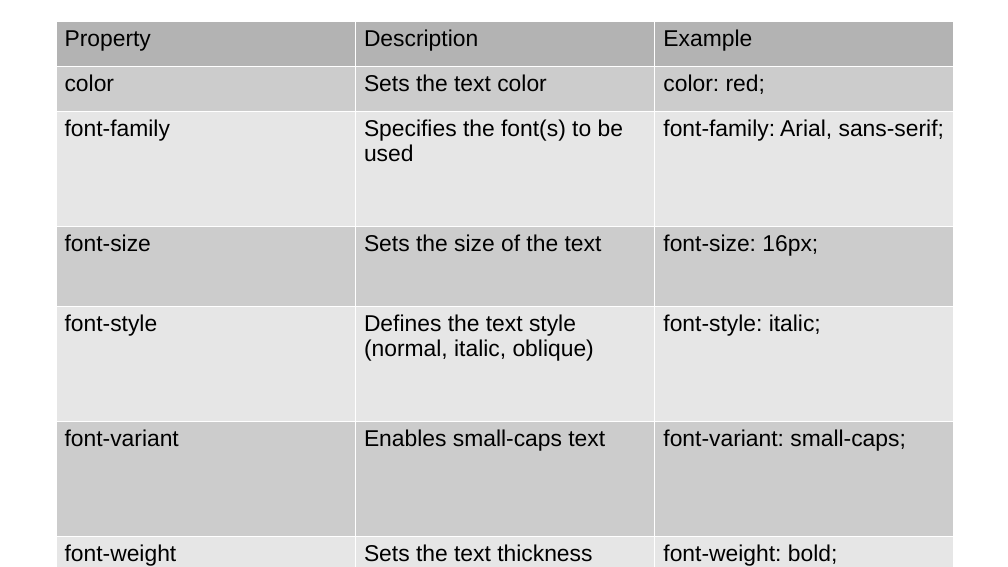
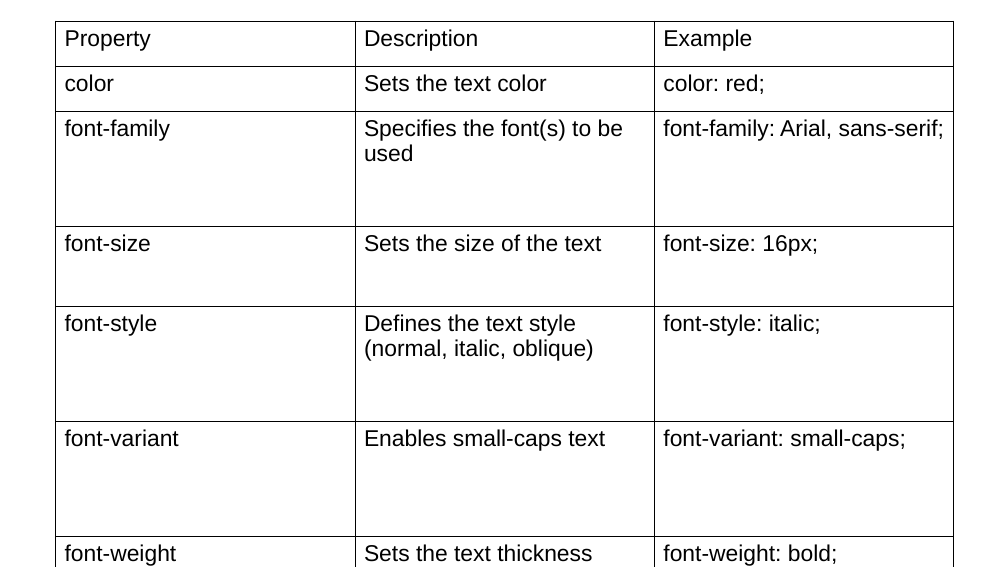
Before and after one commit to sam-rubin/exercises, a slide deck: slide 24 of Introduction_To_HTML.odp (slide 22 before the commit). Drawn at 1008x567 pixels with LibreOffice and Linux fonts; fonts in the diff are those of the drawing. Boxes give left, top, right and bottom in pixels: in the first picture for what was removed or moved away, otherwise in the second. Text is boxed around its words. In the diff, an @@ line names an element or a change of style, - is before the commit and + after.

Commit message:
Adding the Slides

```diff
--- a/Introduction_To_HTML.odp
+++ b/Introduction_To_HTML.odp
@@ table at bbox=[56, 21, 953, 567] @@
@@ fill #B3B3B3 to none in row 1 @@
@@ fill #CCCCCC to none in 9 cells @@
@@ fill #E6E6E6 to none in 9 cells @@
@@ borders changed @@
```
Also in this commit, not shown: 3 other slides changed, 16 slides added, 3 slides removed, 1 other file.
